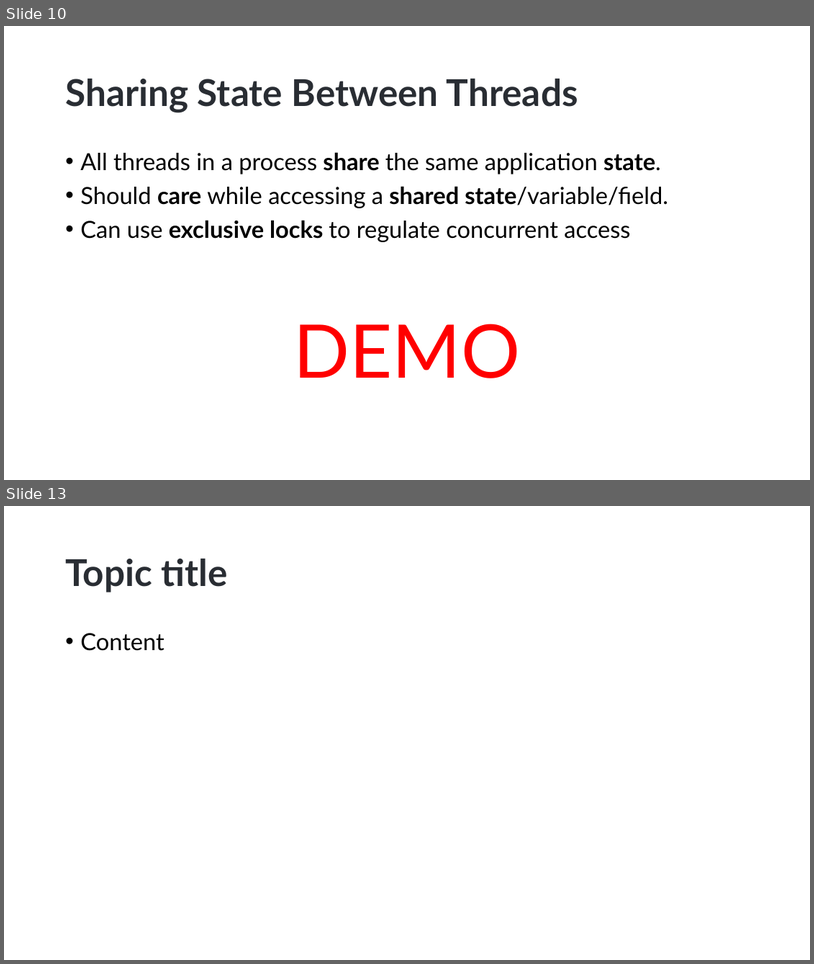
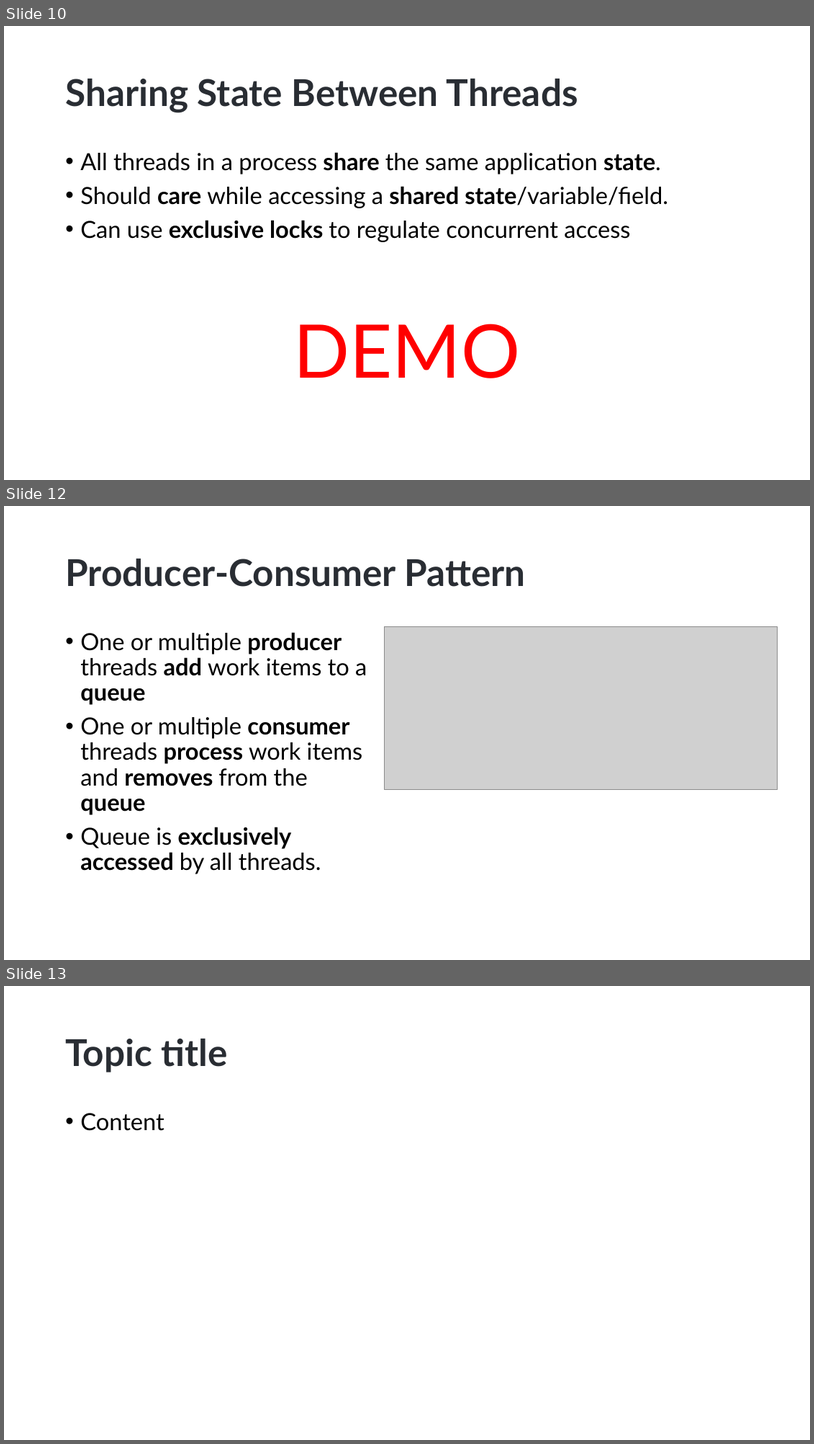
Before and after one commit to hikalkan/presentations, a slide deck: 2023-06-01 Dealing with Concurrency - Multi-Threading in Dotnet/Dotnet-Multi-Threading.pptx. Shown one above the other, each under a label of ours: slides 10 and 13 before the commit, slides 10, 12 and 13 after it; the slides between them are not shown. The pictures are 814x964 and 814x1444 pixels, drawn with LibreOffice and Linux fonts; fonts in the diff are those of the drawing; grey boxes stand for pictures; background and template pictures are left out. Boxes give left, top, right and bottom in pixels: in the first picture for what was removed or moved away, otherwise in the second. Text is boxed around its words. In the diff, an @@ line names an element or a change of style, - is before the commit and + after.

Commit message:
ProducerConsumerDemo

```diff
--- a/2023-06-01 Dealing with Concurrency - Multi-Threading in Dotnet/Dotnet-Multi-Threading.pptx
+++ b/2023-06-01 Dealing with Concurrency - Multi-Threading in Dotnet/Dotnet-Multi-Threading.pptx
@@ slide 12 added at (4,506,810,960), background picture (left out) @@
@@ title added at (65,559,525,587), 44 pt, text #292D33, bold @@
+Producer-Consumer Pattern
@@ text added at (80,632,367,874), 28 pt, text #000000 @@
+• One or multiple producer threads add work items to a queue
+• One or multiple consumer threads process work items and removes from the queue
+• Queue is exclusively accessed by all threads.
@@ picture added at (384,627,778,789) @@
```
Also in this commit, not shown: 1 slide changed, 1 slide removed, 2 other files.
